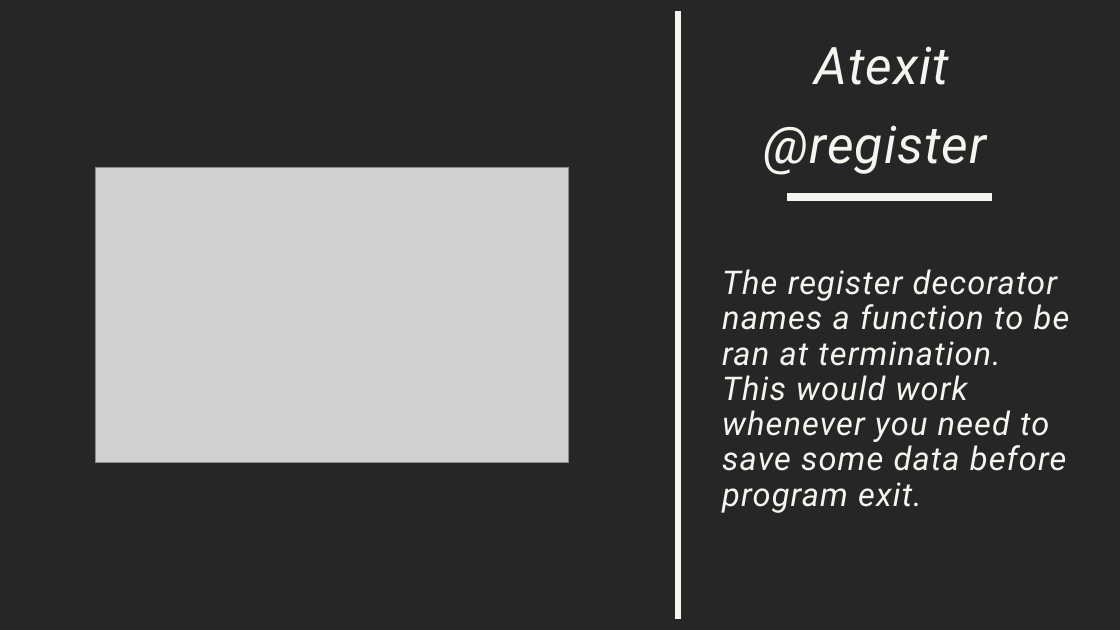
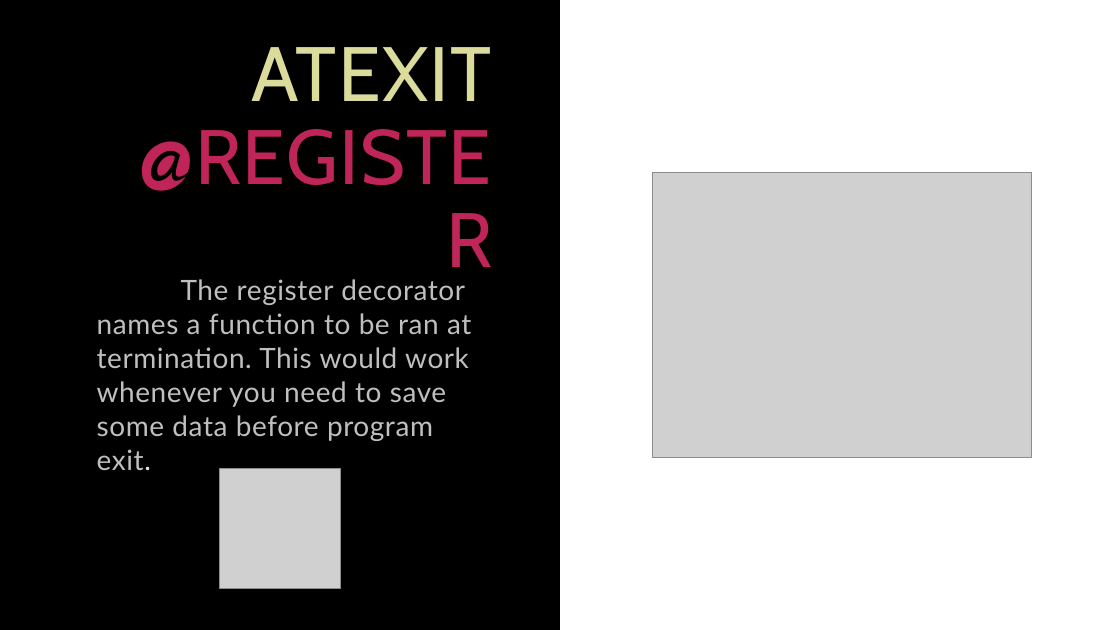
Before and after one commit to Cristi-la/JPWP, a slide deck: slide 23 of Practical use of decorators in Python.pptx (slide 22 before the commit). Drawn at 1120x630 pixels with LibreOffice and Linux fonts; fonts in the diff are those of the drawing; grey boxes stand for pictures. Boxes give left, top, right and bottom in pixels: in the first picture for what was removed or moved away, otherwise in the second. Text is boxed around its words. In the diff, an @@ line names an element or a change of style, - is before the commit and + after.

```diff
--- a/Practical use of decorators in Python.pptx
+++ b/Practical use of decorators in Python.pptx
@@ background #262626 to #FFFFFF @@
@@ rectangle added at (x1=0, y1=0, x2=1120, y2=208), fill #000000 @@
@@ rectangle added at (x1=0, y1=0, x2=1120, y2=630), fill #FFFFFF @@
@@ rectangle added at (x1=0, y1=0, x2=560, y2=630), fill #000000 @@
@@ rectangle removed at (x1=676, y1=12, x2=681, y2=618) @@
@@ title "ATEXIT @REGISTER" at (x1=237, y1=47, x2=491, y2=305): vertical alignment top to middle @@
@@ title at (x1=237, y1=47, x2=491, y2=305): text changed; size 44.4 to 66 pt; font Roboto to Cabin; text colour #F6F4EF to #BF2558; italic off @@
-Atexit
-@register
+ATEXIT
+@REGISTER
@@ picture removed at (x1=95, y1=167, x2=569, y2=463) @@
@@ picture added at (x1=652, y1=173, x2=1032, y2=458) @@
@@ rectangle removed at (x1=788, y1=194, x2=992, y2=201) @@
@@ text "The register decorator names a ..." moved from (x1=722, y1=269, x2=1070, y2=513) to (x1=97, y1=279, x2=471, y2=470) @@
@@ text "The register decorator names a ..." at (x1=97, y1=279, x2=471, y2=470): size 28 to 24 pt, font Roboto to Lato, text colour #F6F4EF to #BFBFBF, letter spacing 1 to 0.5 pt, italic off; text colour #F6F4EF to #E2E6E8 in "exit."; line spacing 0.9 to 1.01; more space between paragraphs @@
@@ picture added at (x1=220, y1=469, x2=340, y2=589) @@
```
Also in this commit, not shown: 5 other slides changed, 23 slides added, 24 slides removed.
